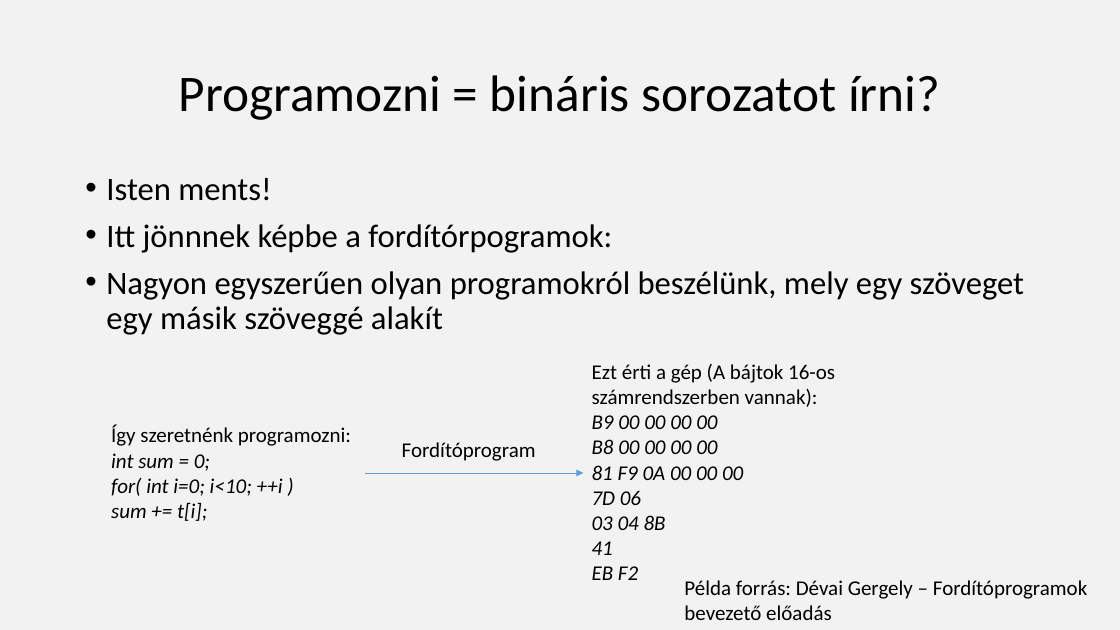
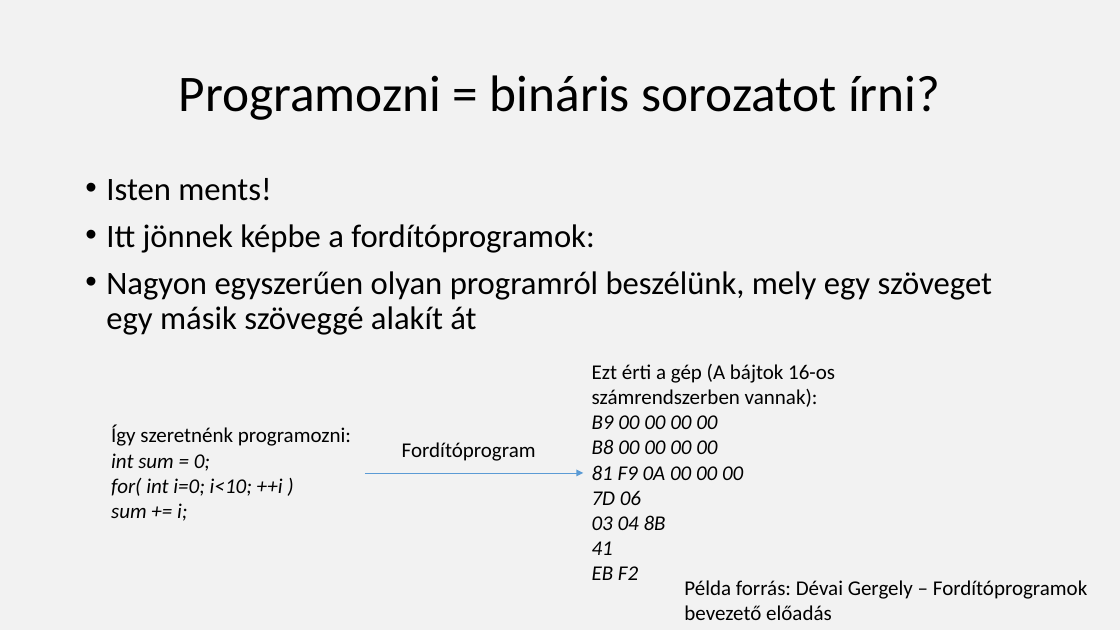
Before and after one commit to nagyandras95/Egyetem, a slide deck: slide 7 of efop/03/Absztakciós szintek a programozásban.pptx. Drawn at 1120x630 pixels with LibreOffice and Linux fonts; fonts in the diff are those of the drawing. Boxes give left, top, right and bottom in pixels: in the first picture for what was removed or moved away, otherwise in the second. Text is boxed around its words. In the diff, an @@ line names an element or a change of style, - is before the commit and + after.

```diff
--- a/efop/03/Absztakciós szintek a programozásban.pptx
+++ b/efop/03/Absztakciós szintek a programozásban.pptx
@@ text at box(106, 224, 992, 335): text changed @@
-• Itt jönnnek képbe a fordítórpogramok:
-• Nagyon egyszerűen olyan programokról beszélünk, mely egy szöveget egy másik szöveggé alakít
+• Itt jönnek képbe a fordítóprogramok:
+• Nagyon egyszerűen olyan programról beszélünk, mely egy szöveget egy másik szöveggé alakít át
@@ text at box(111, 503, 187, 521): text changed @@
-sum += t[i];
+sum += i;
```
Also in this commit, not shown: 12 other slides changed, 9 other files.
